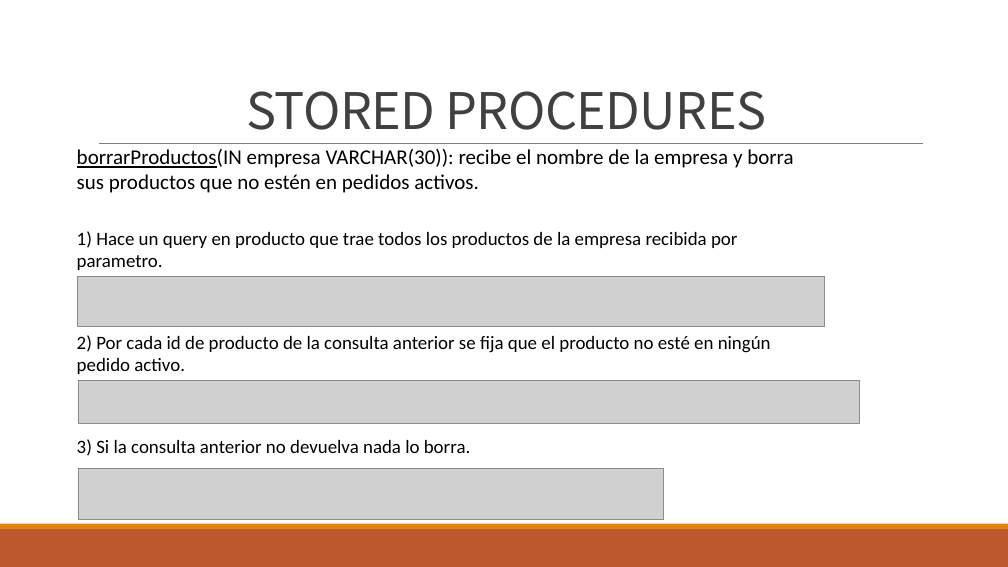
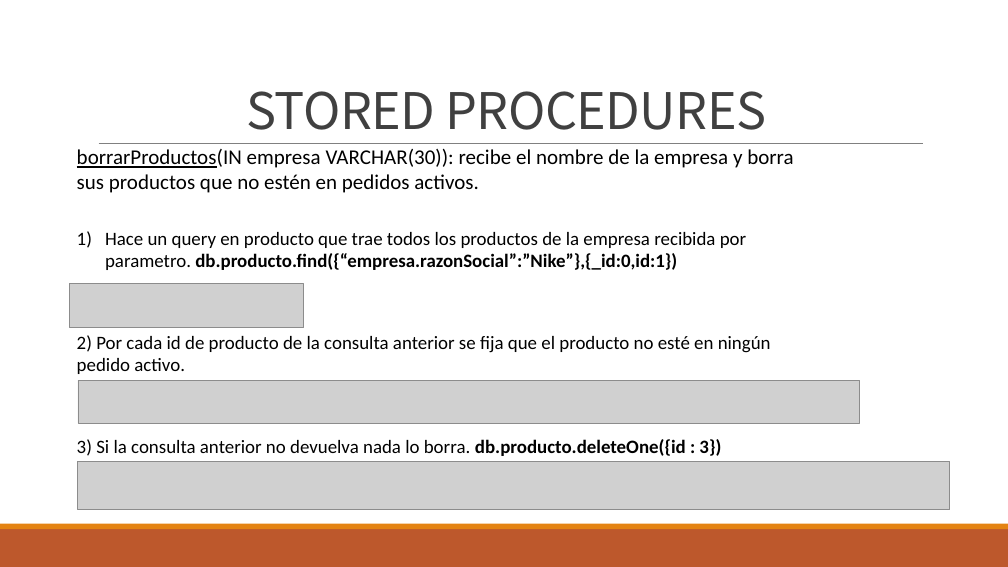
Before and after one commit to Miranda-03/Meltdown-IPM, a slide deck: slide 5 of MongoDB - Glovo/powerPoint.pptx. Drawn at 1008x567 pixels with LibreOffice and Linux fonts; fonts in the diff are those of the drawing; grey boxes stand for pictures. Boxes give left, top, right and bottom in pixels: in the first picture for what was removed or moved away, otherwise in the second. Text is boxed around its words. In the diff, an @@ line names an element or a change of style, - is before the commit and + after.

```diff
--- a/MongoDB - Glovo/powerPoint.pptx
+++ b/MongoDB - Glovo/powerPoint.pptx
@@ text at [105, 232, 746, 270]: text changed @@
-1) Hace un query en producto que trae todos los productos de la empresa recibida por parametro.
+1) Hace un query en producto que trae todos los productos de la empresa recibida por parametro. db.producto.find({“empresa.razonSocial”:”Nike”},{_id:0,id:1})
@@ picture: place and size @@
-picture at [78, 276, 825, 327]
+picture at [70, 284, 304, 328]
@@ text at [77, 439, 721, 456]: text changed @@
-3) Si la consulta anterior no devuelva nada lo borra.
+3) Si la consulta anterior no devuelva nada lo borra. db.producto.deleteOne({id : 3})
@@ picture: place and size @@
-picture at [78, 469, 664, 520]
+picture at [78, 461, 950, 510]
```
Also in this commit, not shown: 5 other slides changed.
